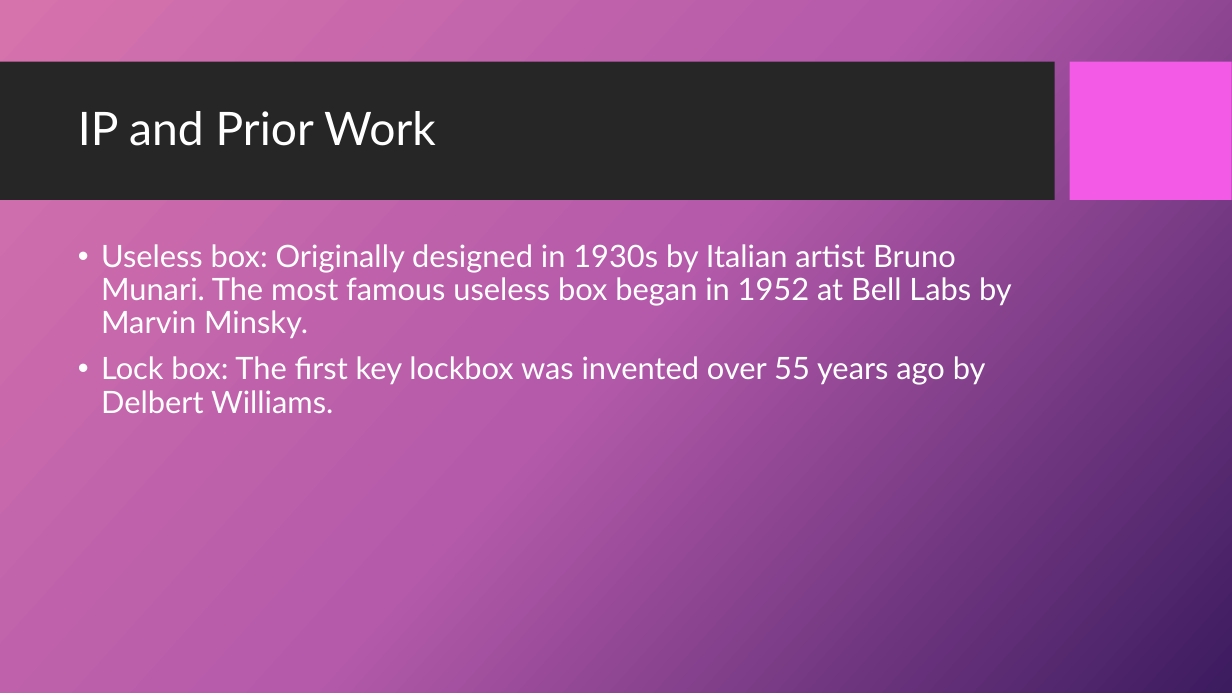
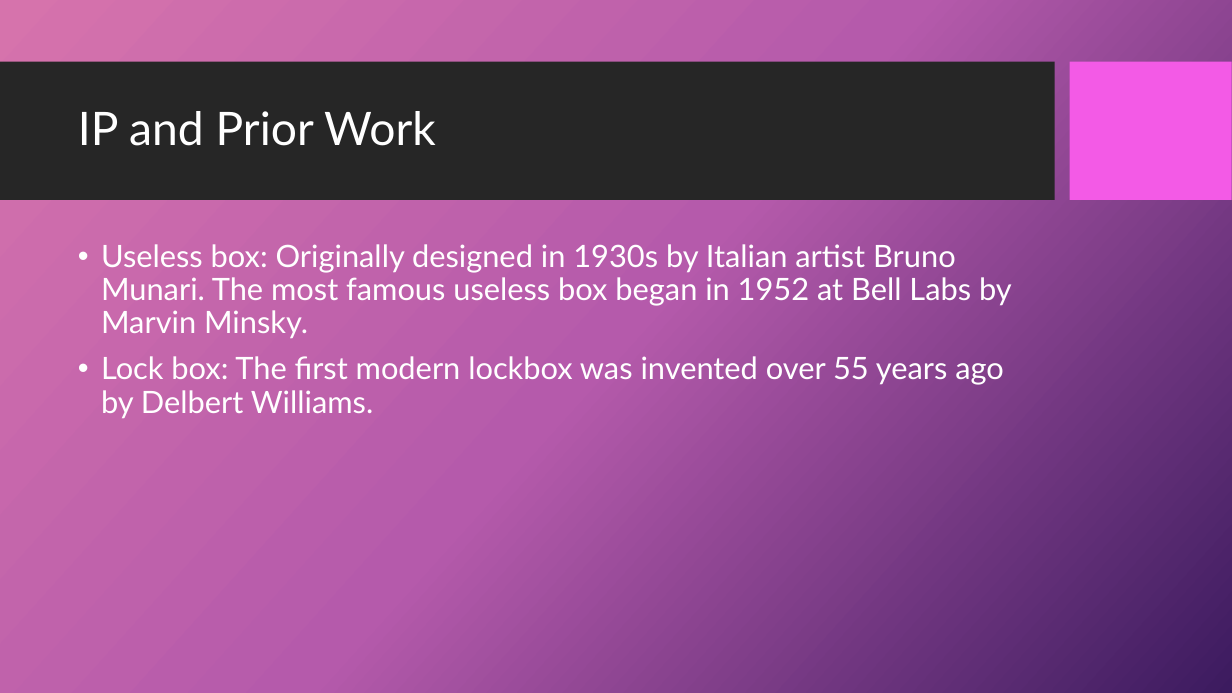
Before and after one commit to dandz12/ECE411-Practicum-Project, a slide deck: slide 18 of ECE411 - Final Presentation.pptx. Drawn at 1232x693 pixels with LibreOffice and Linux fonts; fonts in the diff are those of the drawing; background and template pictures are left out. Boxes give left, top, right and bottom in pixels: in the first picture for what was removed or moved away, otherwise in the second. Text is boxed around its words. In the diff, an @@ line names an element or a change of style, - is before the commit and + after.

```diff
--- a/ECE411 - Final Presentation.pptx
+++ b/ECE411 - Final Presentation.pptx
@@ text at (x1=101, y1=356, x2=1004, y2=419): text changed @@
-• Lock box: The first key lockbox was invented over 55 years ago by Delbert Williams.
+• Lock box: The first modern lockbox was invented over 55 years ago by Delbert Williams.
```
Also in this commit, not shown: 8 other slides changed.
